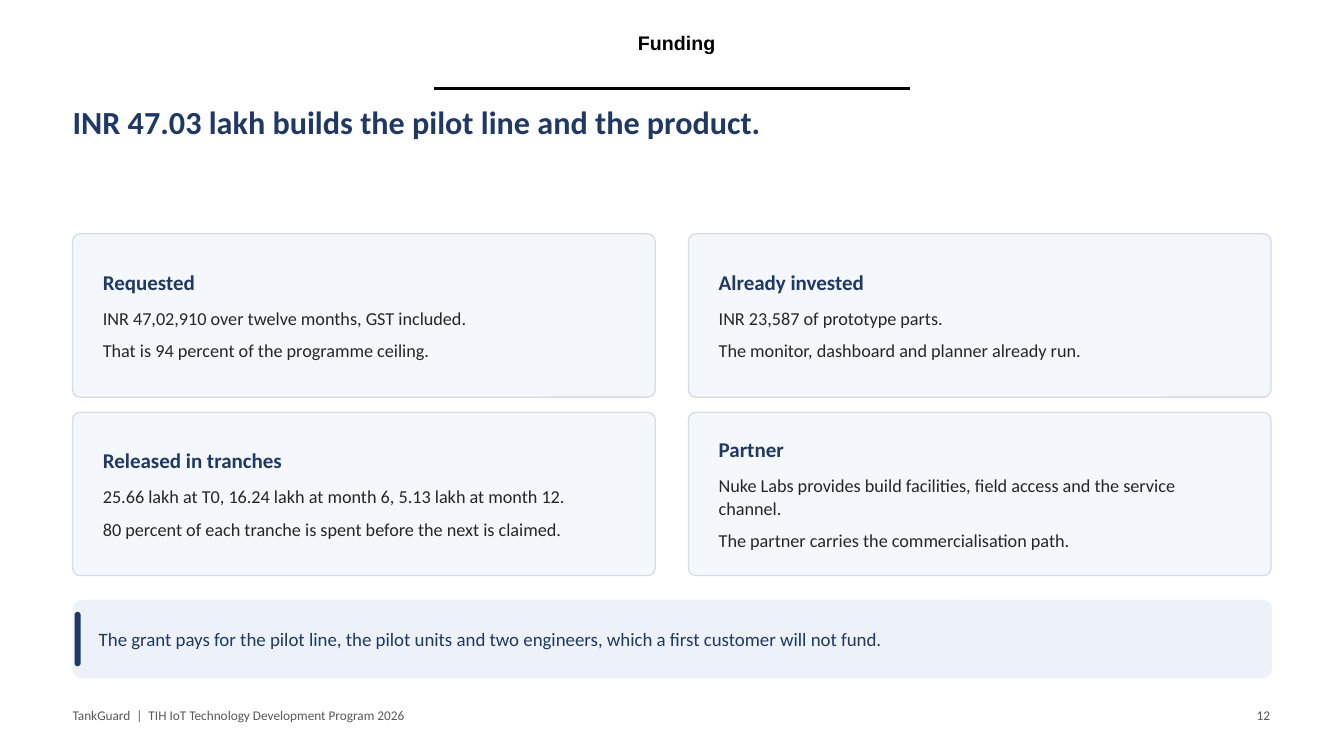
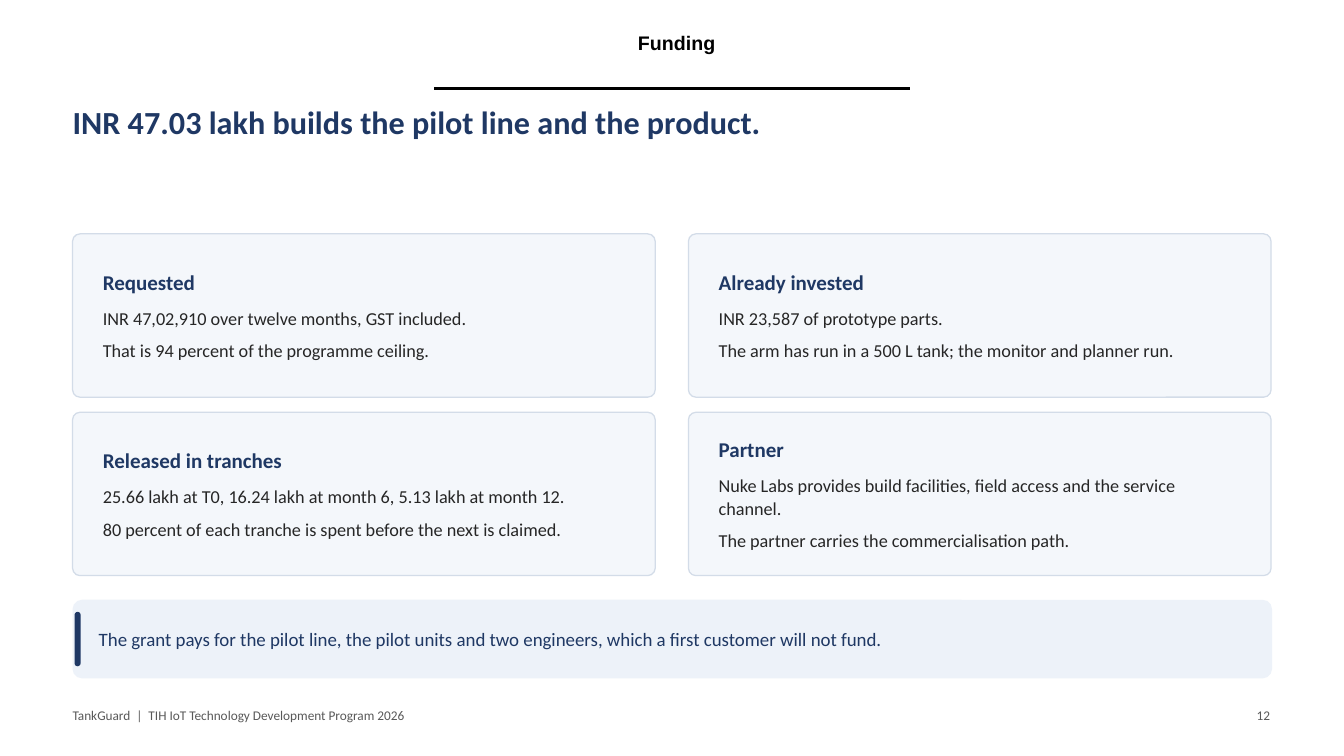
Before and after one commit to adithya-in/tankguard, a slide deck: slide 12 of docs/office/TankGuard_Presentation.pptx. Drawn at 1344x756 pixels with LibreOffice and Linux fonts; fonts in the diff are those of the drawing; background and template pictures are left out. Boxes give left, top, right and bottom in pixels: in the first picture for what was removed or moved away, otherwise in the second. Text is boxed around its words. In the diff, an @@ line names an element or a change of style, - is before the commit and + after.

```diff
--- a/docs/office/TankGuard_Presentation.pptx
+++ b/docs/office/TankGuard_Presentation.pptx
@@ text at box(719, 344, 1173, 360): text changed @@
-The monitor, dashboard and planner already run.
+The arm has run in a 500 L tank; the monitor and planner run.
```
Also in this commit, not shown: 2 other slides changed, 6 other files.
